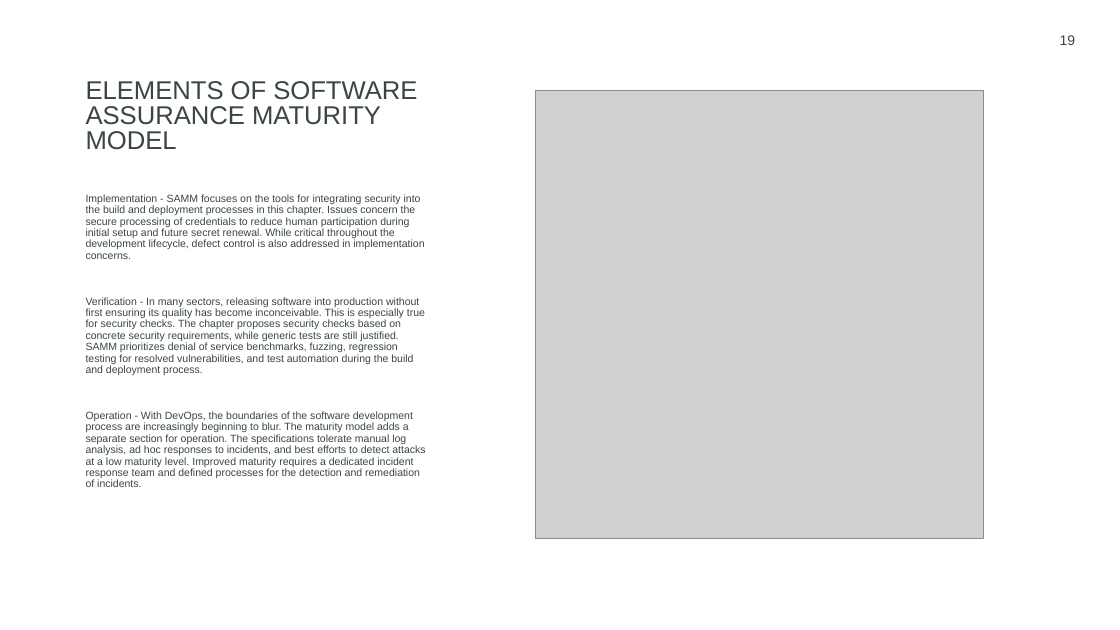
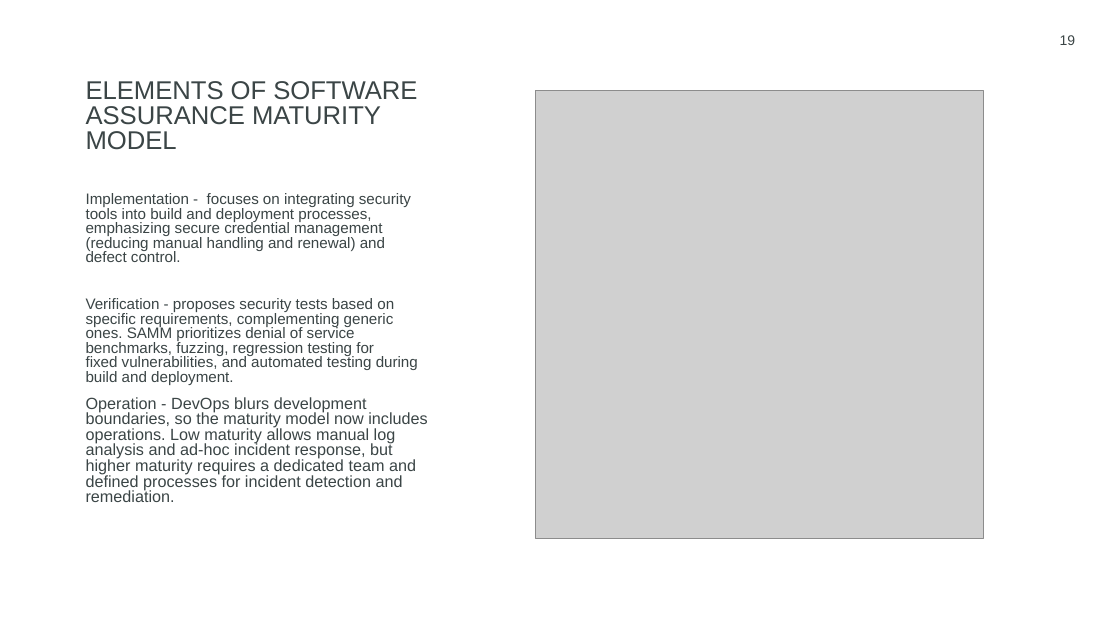
Before and after one commit to rcoon1/GCU-Masters, a slide deck: slide 19 of CYB-690/Topic 2/Security Framework RCoon.pptx. Drawn at 1120x630 pixels with LibreOffice and Linux fonts; fonts in the diff are those of the drawing; grey boxes stand for pictures. Boxes give left, top, right and bottom in pixels: in the first picture for what was removed or moved away, otherwise in the second. Text is boxed around its words. In the diff, an @@ line names an element or a change of style, - is before the commit and + after.

```diff
--- a/CYB-690/Topic 2/Security Framework RCoon.pptx
+++ b/CYB-690/Topic 2/Security Framework RCoon.pptx
@@ text at (x1=86, y1=193, x2=428, y2=502): text changed; size 9 to 12.9 pt @@
-Implementation - SAMM focuses on the tools for integrating security into the build and deployment processes in this chapter. Issues concern the secure processing of credentials to reduce human participation during initial setup and future secret renewal. While critical throughout the development lifecycle, defect control is also addressed in implementation concerns.
-Verification - In many sectors, releasing software into production without first ensuring its quality has become inconceivable. This is especially true for security checks. The chapter proposes security checks based on concrete security requirements, while generic tests are still justified. SAMM prioritizes denial of service benchmarks, fuzzing, regression testing for resolved vulnerabilities, and test automation during the build and deployment process.
-Operation - With DevOps, the boundaries of the software development process are increasingly beginning to blur. The maturity model adds a separate section for operation. The specifications tolerate manual log analysis, ad hoc responses to incidents, and best efforts to detect attacks at a low maturity level. Improved maturity requires a dedicated incident response team and defined processes for the detection and remediation of incidents.
+Implementation - focuses on integrating security tools into build and deployment processes, emphasizing secure credential management (reducing manual handling and renewal) and defect control.
+Verification - proposes security tests based on specific requirements, complementing generic ones. SAMM prioritizes denial of service benchmarks, fuzzing, regression testing for fixed vulnerabilities, and automated testing during build and deployment.
+Operation - DevOps blurs development boundaries, so the maturity model now includes operations. Low maturity allows manual log analysis and ad-hoc incident response, but higher maturity requires a dedicated team and defined processes for incident detection and remediation.
```
Also in this commit, not shown: 9 other slides changed, 8 other files.
